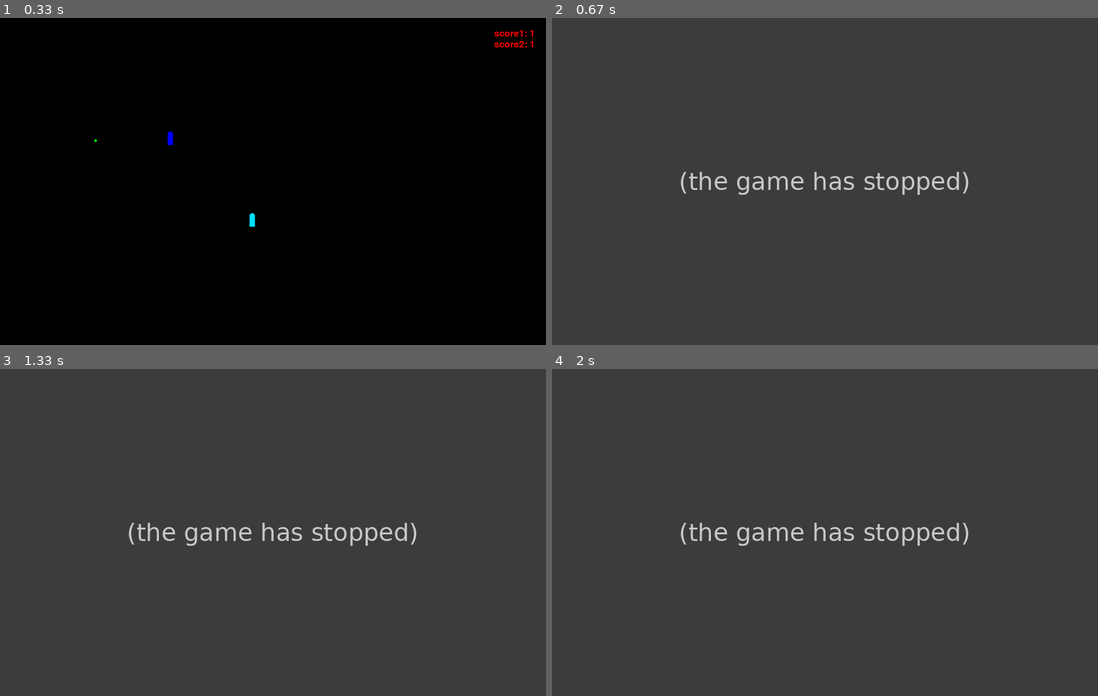
Above: before the commit, frames 1-4 (two rows, left to right).
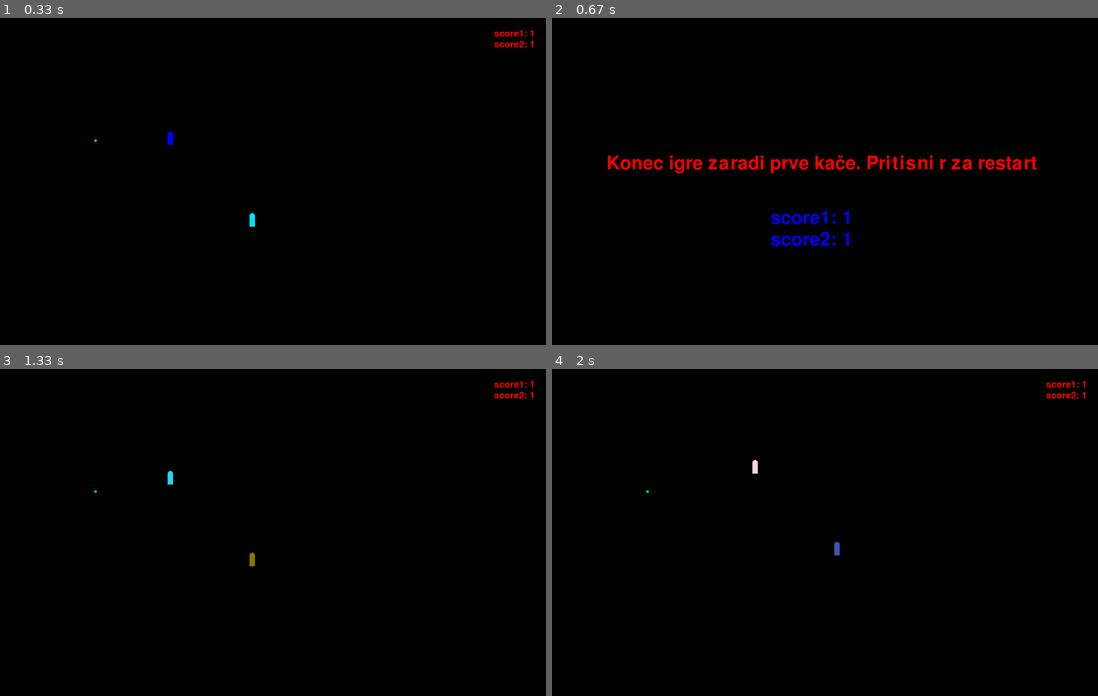
Above: after the commit, the same moments.

Repository: Tijan-cyber/snake_game
Game: pygame game, started from pygame_snejk.py
Two runs of this game, one before a commit and one after it. Both use one fixed random seed, a clock stepped at 60 frames per second and the inputs below.
Inputs:
- Up to frame 1 (0.33 s): no input
- Up to frame 2 (0.67 s): hold S from 0.33 s (still down); hold Right from 0.33 s (still down)
- Up to frame 3 (1.33 s): release S at 0.8 s; release Right at 0.8 s; hold R 0.83-1.3 s; hold D 0.83-1.3 s; tap Space at 0.9, 1.2 s
- Up to frame 4 (2 s): hold Right 1.33-1.8 s; hold D 1.33-1.8 s; tap Space at 1.4, 1.7, 1.9 s; hold Up from 1.83 s (still down); hold W from 1.83 s (still down)

Frame 1 is identical in both runs. In frame 2, 100% of the frame differs, in the area x 0-100%, y 0-100%; in frame 3, 100%; in frame 4, 100%.
Before the commit the program exited at 0.33 s; later frames show no game.

Commit message:
final version z game over screenom

Diff:
--- a/pygame_snejk.py
+++ b/pygame_snejk.py
@@ -27,8 +27,6 @@
 	def __init__(self):
 		self.smer1 = "gor"
 		self.smer2 = "gor"
-		self.zivljenje1 = True
-		self.zivljenje2 = True
 		self.pozicije1=[[914, 804], [912, 804], [910, 804], [908, 804], [906, 804], [904, 804], [902, 804], [900, 804], [898, 804], [896, 804], [894, 804]]
 		self.pozicije2=[[614, 504], [612, 504], [610, 504], [608, 504], [606, 504], [604, 504], [602, 504], [600, 504], [598, 504], [596, 504], [594, 504]]
 
@@ -188,7 +186,7 @@
 		self.hrana = [350, 450]
 		self.znotraj1 = True
 		self.znotraj2 = True
-		self.igra = True
+		self.trk = False
 		self.barva1 = (0,225,255)
 		self.barva2 = (0,0,255)
 
@@ -206,24 +204,27 @@
 	def znotraj_check(self):
 		if self.pozicije1[0][0] < 10 or self.pozicije1[0][1] < 10 or self.pozicije1[0][0] > 1990 or self.pozicije1[0][1] > 1190:  #PAZI SIRINE RECTOV!!!
 			self.znotraj1 = False
+			self.sporocilo = "prve kače"
 		for x in self.pozicije1:
 			if self.pozicije1.count(x) > 1:  # pazi 10
 				self.znotraj1 = False
+				self.sporocilo = "prve kače"
 
 
 		if self.pozicije2[0][0] < 10 or self.pozicije2[0][1] < 10 or self.pozicije2[0][0] > 1990 or self.pozicije2[0][1] > 1190:  #PAZI SIRINE RECTOV!!!
 			self.znotraj2 = False
+			self.sporocilo = "druge kače"
+
 		for x in self.pozicije2:
 			if self.pozicije2.count(x) > 1:  # pazi 10
 				self.znotraj2 = False
-
+				self.sporocilo = "druge kače"
 
 		for i in self.pozicije1:
 			for y in self.pozicije2:
 				if abs(i[0]-y[0]) <= 10 and abs(i[1]-y[1]) <= 10:
-					print("trk")
-					self.igra = False
-
+					self.trk = True
+					self.sporocilo = "trka"
 
 
 	def nova_hrana(self):
@@ -246,150 +247,173 @@
 
 
 	def igranje(self):
-		while (self.znotraj1 and self.znotraj2) and self.igra:
-			clock.tick(120)
-
-			for event in pygame.event.get():
-				if event.type == pygame.QUIT:
-					self.igra = False
-
-
-				if event.type == pygame.KEYDOWN:
-					if event.key == pygame.K_w:
-						self.sprememba_smeri_wasd("w")
-
-					if event.key == pygame.K_s:
-						self.sprememba_smeri_wasd("s")
-
-					if event.key == pygame.K_a:
-						self.sprememba_smeri_wasd("a")
-
-					if event.key == pygame.K_d:
-						self.sprememba_smeri_wasd("d")
-
-
-					if event.key == pygame.K_UP:
-						self.sprememba_smeri_puscice("w")
-
-					if event.key == pygame.K_DOWN:
-						self.sprememba_smeri_puscice("s")
-
-					if event.key == pygame.K_LEFT:
-						self.sprememba_smeri_puscice("a")
-
-					if event.key == pygame.K_RIGHT:
-						self.sprememba_smeri_puscice("d")
-
-
-					if event.key == pygame.K_r:
+		while True:
+			while (self.znotraj1 and self.znotraj2) and not self.trk:
+				clock.tick(120)
+
+				for event in pygame.event.get():
+					if event.type == pygame.QUIT:
+						quit()
+
+
+					if event.type == pygame.KEYDOWN:
+						if event.key == pygame.K_w:
+							self.sprememba_smeri_wasd("w")
+
+						if event.key == pygame.K_s:
+							self.sprememba_smeri_wasd("s")
+
+
+						if event.key == pygame.K_a:
+							self.sprememba_smeri_wasd("a")
+
+						if event.key == pygame.K_d:
+							self.sprememba_smeri_wasd("d")
+
+
+						if event.key == pygame.K_UP:
+							self.sprememba_smeri_puscice("w")
+
+						if event.key == pygame.K_DOWN:
+							self.sprememba_smeri_puscice("s")
+
+						if event.key == pygame.K_LEFT:
+							self.sprememba_smeri_puscice("a")
+
+						if event.key == pygame.K_RIGHT:
+							self.sprememba_smeri_puscice("d")
+
+
+						if event.key == pygame.K_r:
+							self.restart()
+
+
+						if event.key == pygame.K_SPACE:
+							self.sprememba_barve()
+
+
+				screen.fill(bg)
+
+				pygame.draw.circle(screen, (0, 255, 0), (self.hrana[0], self.hrana[1]), 5)
+
+				xp = self.pozicije1[0][0]
+				yp = self.pozicije1[0][1]
+				xd = self.pozicije2[0][0]
+				yd = self.pozicije2[0][1]
+
+				if self.smer1 == "levo":
+				    head_center1 = (xp, yp+10)
+				elif self.smer1 == "desno":
+				    head_center1 = (xp+20, yp+10)
+				elif self.smer1 == "gor":
+				    head_center1 = (xp+10, yp)
+				elif self.smer1 == "dol":
+				    head_center1 = (xp+10, yp+20)
+
+				if self.smer2 == "levo":
+				    head_center2 = (xd, yd+10)
+				elif self.smer2 == "desno":
+				    head_center2 = (xd+20, yd+10)
+				elif self.smer2 == "gor":
+				    head_center2 = (xd+10, yd)
+				elif self.smer2 == "dol":
+				    head_center2 = (xd+10, yd+20)
+
+
+
+				if abs(head_center1[0]-self.hrana[0]) <= 12 and abs(head_center1[1]-self.hrana[1]) <= 12 :
+					self.podaljsevanje(1)
+					self.nova_hrana()
+
+
+
+				if abs(head_center2[0]-self.hrana[0]) <= 12 and abs(head_center2[1]-self.hrana[1]) <= 12 :
+					self.podaljsevanje(2)
+					self.nova_hrana()
+
+
+
+				self.premik(1)
+				self.premik(2) #!!!!!!!!!!!!!!!!!!!
+
+
+				for i in self.pozicije1:
+					x = i[0]
+					y = i[1]
+					try:
+
+						if self.pozicije1.index(i) == 0:
+							if self.smer1 == "levo":
+								pygame.draw.circle(screen, self.barva1, (x,y+10), 10)  #SMER POMEMBNA
+							elif self.smer1 == "desno":
+								pygame.draw.circle(screen, self.barva1, (x+20,y+10), 10)  #SMER POMEMBNA
+							elif self.smer1 == "gor":
+								pygame.draw.circle(screen, self.barva1, (x+10,y), 10)  #SMER POMEMBNA
+
+							elif self.smer1 == "dol":
+								pygame.draw.circle(screen, self.barva1, (x+10,y+20), 10)  #SMER POMEMBNA
+
+						else:
+							pygame.draw.rect(screen, self.barva1, (x,y,20,20))
+					except Exception as e:
+						self.znotraj1 = False
+
+				for i in self.pozicije2:
+					x = i[0]
+					y = i[1]
+					try:
+						if self.pozicije2.index(i) == 0:
+							if self.smer2 == "levo":
+								pygame.draw.circle(screen, self.barva2, (x,y+10), 10)  #SMER POMEMBNA
+							elif self.smer2 == "desno":
+								pygame.draw.circle(screen, self.barva2, (x+20,y+10), 10)  #SMER POMEMBNA
+							elif self.smer2 == "gor":
+								pygame.draw.circle(screen, self.barva2, (x+10,y), 10)  #SMER POMEMBNA
+
+							elif self.smer2 == "dol":
+								pygame.draw.circle(screen, self.barva2, (x+10,y+20), 10)  #SMER POMEMBNA
+
+						else:
+							pygame.draw.rect(screen, self.barva2, (x,y,20,20))
+					except Exception as e:
+						self.znotraj2 = False
+
+
+				dolzina1 = str(len(self.pozicije1)//10)
+				dolzina2 = str(len(self.pozicije2)//10)
+				font=pygame.font.Font(None,50)
+				screen.blit(font.render(f"score1: {dolzina1}",True,(255,0,0)),(1810,40))
+				screen.blit(font.render(f"score2: {dolzina2}",True,(255,0,0)),(1810,80))
+
+
+				self.znotraj_check()
+
+				pygame.display.flip()
+
+
+
+
+
+		    # GAME OVER SCREEN
+			font = pygame.font.Font(None, 100)
+			waiting = True
+			while waiting:
+				dolzina1 = str(len(self.pozicije1)//10)
+				dolzina2 = str(len(self.pozicije2)//10)
+				screen.fill(bg)
+				screen.blit(font.render(f"Konec igre zaradi {self.sporocilo}. Pritisni r za restart", True, (255,0,0)),(200,500))
+				screen.blit(font.render(f"score1: {dolzina1}", True, (0,0,255)), (800, 700))
+				screen.blit(font.render(f"score2: {dolzina2}", True, (0,0,255)), (800, 780))
+
+				pygame.display.flip()
+
+				for event in pygame.event.get():
+					if event.type == pygame.QUIT:
+						quit()
+
+					if event.type == pygame.KEYDOWN and event.key == pygame.K_r:
+						waiting = False
 						self.restart()
-
-
-					if event.key == pygame.K_SPACE:
-						self.sprememba_barve()
-
-
-			screen.fill(bg)
-
-			pygame.draw.circle(screen, (0, 255, 0), (self.hrana[0], self.hrana[1]), 5)
-
-			xp = self.pozicije1[0][0]
-			yp = self.pozicije1[0][1]
-			xd = self.pozicije2[0][0]
-			yd = self.pozicije2[0][1]
-
-			if self.smer1 == "levo":
-			    head_center1 = (xp, yp+10)
-			elif self.smer1 == "desno":
-			    head_center1 = (xp+20, yp+10)
-			elif self.smer1 == "gor":
-			    head_center1 = (xp+10, yp)
-			elif self.smer1 == "dol":
-			    head_center1 = (xp+10, yp+20)
-
-			if self.smer2 == "levo":
-			    head_center2 = (xd, yd+10)
-			elif self.smer2 == "desno":
-			    head_center2 = (xd+20, yd+10)
-			elif self.smer2 == "gor":
-			    head_center2 = (xd+10, yd)
-			elif self.smer2 == "dol":
-			    head_center2 = (xd+10, yd+20)
-
-
-
-			if abs(head_center1[0]-self.hrana[0]) <= 12 and abs(head_center1[1]-self.hrana[1]) <= 12 :
-				self.podaljsevanje(1)
-				self.nova_hrana()
-
-
-
-			if abs(head_center2[0]-self.hrana[0]) <= 12 and abs(head_center2[1]-self.hrana[1]) <= 12 :
-				self.podaljsevanje(2)
-				self.nova_hrana()
-
-
-
-			self.premik(1)
-			self.premik(2) #!!!!!!!!!!!!!!!!!!!
-
-
-			for i in self.pozicije1:
-				x = i[0]
-				y = i[1]
-				try:
-
-					if self.pozicije1.index(i) == 0:
-						if self.smer1 == "levo":
-							pygame.draw.circle(screen, self.barva1, (x,y+10), 10)  #SMER POMEMBNA
-						elif self.smer1 == "desno":
-							pygame.draw.circle(screen, self.barva1, (x+20,y+10), 10)  #SMER POMEMBNA
-						elif self.smer1 == "gor":
-							pygame.draw.circle(screen, self.barva1, (x+10,y), 10)  #SMER POMEMBNA
-
-						elif self.smer1 == "dol":
-							pygame.draw.circle(screen, self.barva1, (x+10,y+20), 10)  #SMER POMEMBNA
-
-					else:
-						pygame.draw.rect(screen, self.barva1, (x,y,20,20))
-				except Exception as e:
-					self.znotraj1 = False
-
-			for i in self.pozicije2:
-				x = i[0]
-				y = i[1]
-				try:
-					if self.pozicije2.index(i) == 0:
-						if self.smer2 == "levo":
-							pygame.draw.circle(screen, self.barva2, (x,y+10), 10)  #SMER POMEMBNA
-						elif self.smer2 == "desno":
-							pygame.draw.circle(screen, self.barva2, (x+20,y+10), 10)  #SMER POMEMBNA
-						elif self.smer2 == "gor":
-							pygame.draw.circle(screen, self.barva2, (x+10,y), 10)  #SMER POMEMBNA
-
-						elif self.smer2 == "dol":
-							pygame.draw.circle(screen, self.barva2, (x+10,y+20), 10)  #SMER POMEMBNA
-
-					else:
-						pygame.draw.rect(screen, self.barva2, (x,y,20,20))
-				except Exception as e:
-					self.znotraj2 = False
-
-
-			dolzina1 = str(len(self.pozicije1)//10)
-			dolzina2 = str(len(self.pozicije2)//10)
-
-			screen.blit(font.render(f"score1: {dolzina1}",True,(255,0,0)),(1810,40))
-			screen.blit(font.render(f"score2: {dolzina2}",True,(255,0,0)),(1810,80))
-
-
-			self.znotraj_check()
-
-
-
-			pygame.display.flip()
-
-
 
 
 
@@ -412,8 +436,7 @@
 
 
 
-igralna_plosca = Polje()
-kaca = Kaca()
-
-
-igralna_plosca.igranje()
+Polje = Polje()
+Kaca = Kaca()
+
+Polje.igranje()
